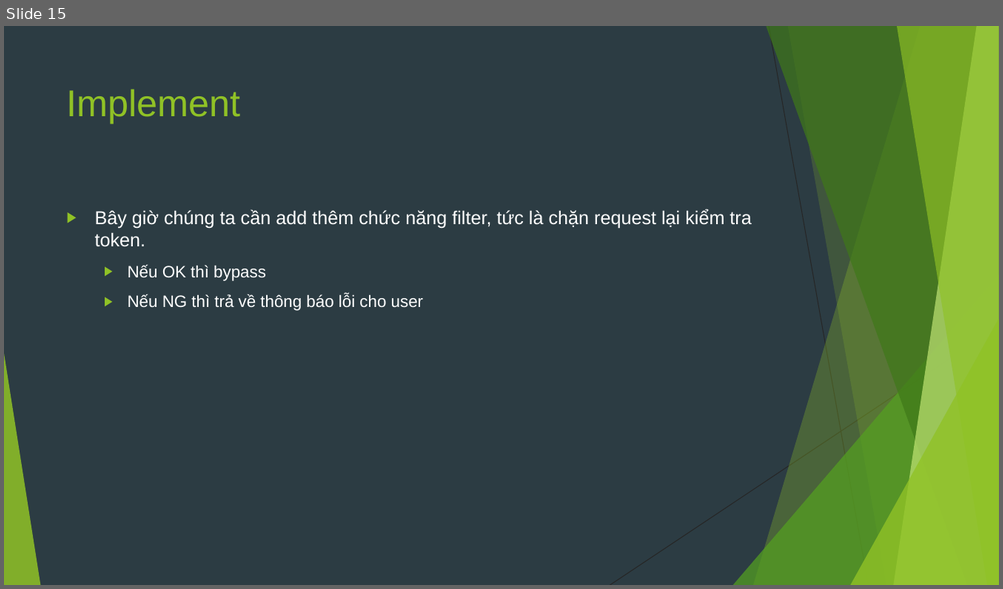
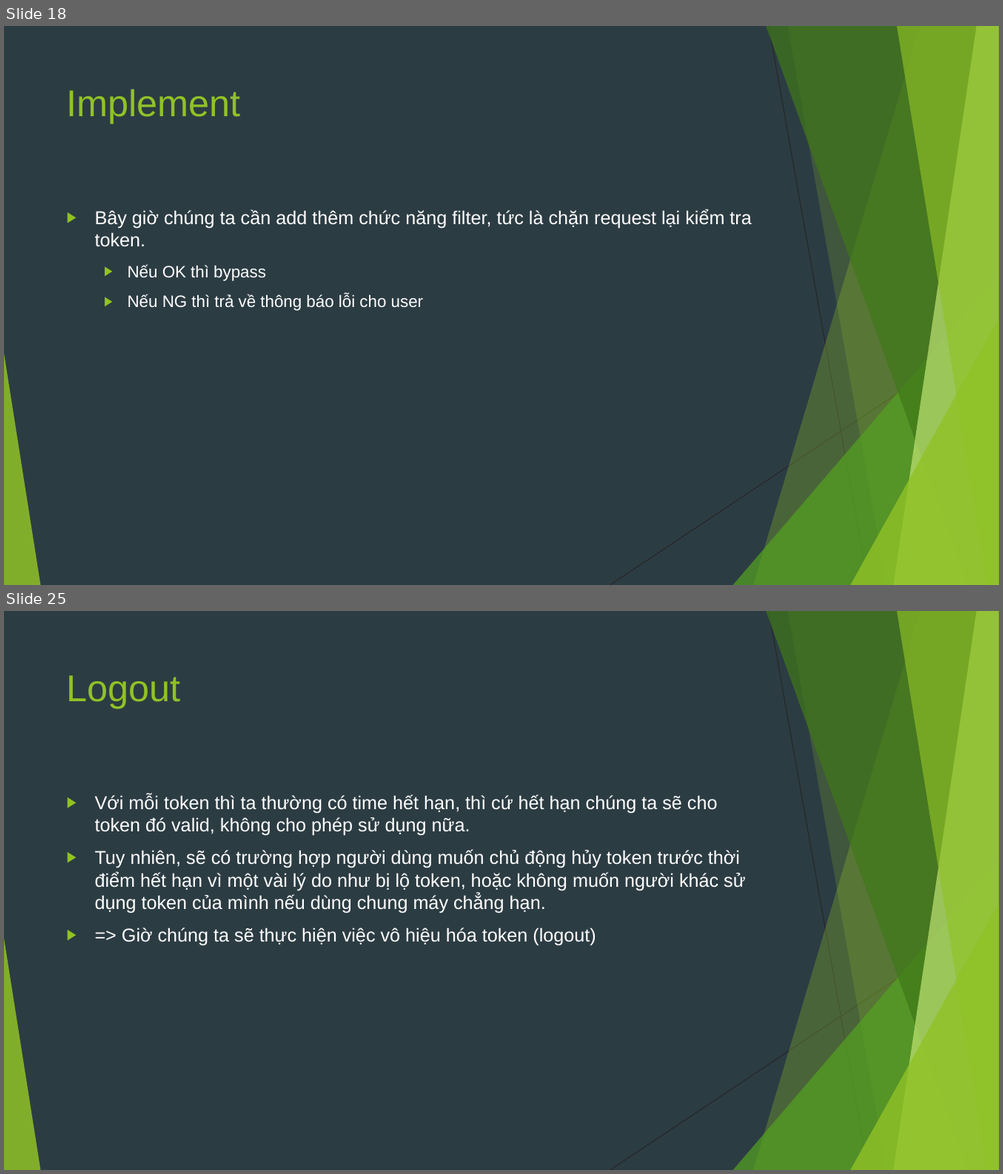
Before and after one commit to sobbingwind/SpringBoot, a slide deck: 11.Spring Security JWT.pptx. Shown one above the other, each under a label of ours: slide 15 before the commit, slides 18 and 25 after it; the slides between them are not shown. The pictures are 1003x589 and 1003x1174 pixels, drawn with LibreOffice and Linux fonts; fonts in the diff are those of the drawing. Boxes give left, top, right and bottom in pixels: in the first picture for what was removed or moved away, otherwise in the second. Text is boxed around its words. In the diff, an @@ line names an element or a change of style, - is before the commit and + after.

```diff
--- a/11.Spring Security JWT.pptx
+++ b/11.Spring Security JWT.pptx
@@ slide 25 added at (4,611,999,1170), background #2C3C43; not listed: 10 template elements that a slide beside it also shows @@
@@ title added at (67,675,181,709), 36 pt, text #90C226 @@
+Logout
@@ text added at (95,795,745,946), 18 pt, text #FFFFFF @@
+▶ Với mỗi token thì ta thường có time hết hạn, thì cứ hết hạn chúng ta sẽ cho token đó valid, không cho phép sử dụng nữa.
+▶ Tuy nhiên, sẽ có trường hợp người dùng muốn chủ động hủy token trước thời điểm hết hạn vì một vài lý do như bị lộ token, hoặc không muốn người khác sử dụng token của mình nếu dùng chung máy chẳng hạn.
+▶ => Giờ chúng ta sẽ thực hiện việc vô hiệu hóa token (logout)
@@ what was slide 15 is now slide 18 @@
```
Also in this commit, not shown: 2 slides changed, 23 other slides added.
